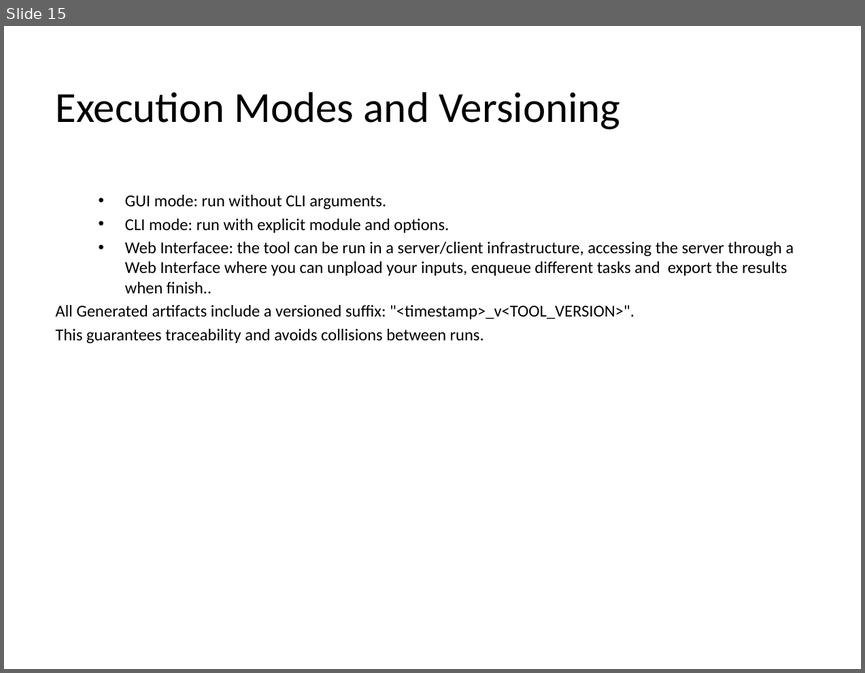
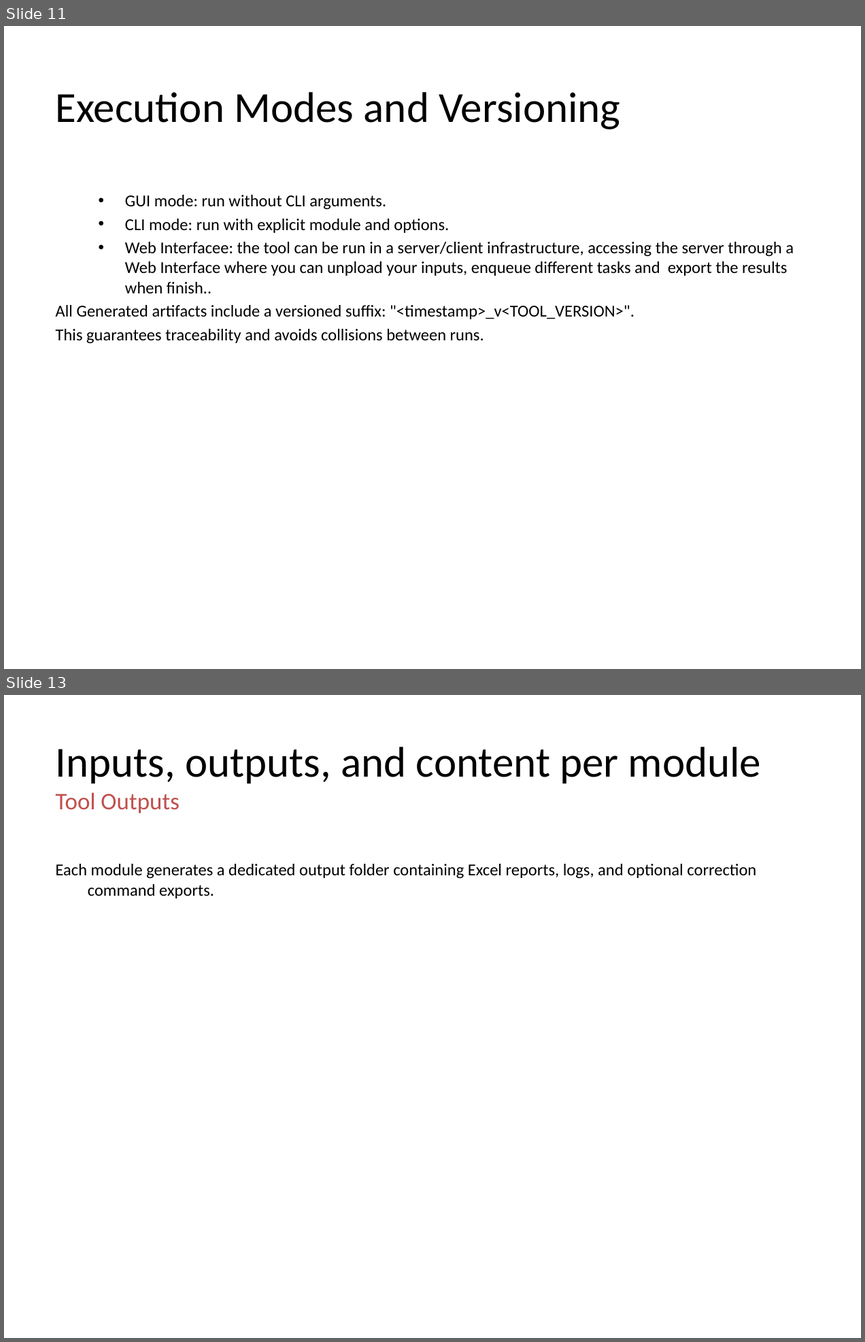
Before and after one commit to jaimetur/SSB_RetuningAutomations, a slide deck: help/User-Guide-SSB-Retuning-Automations-v0.7.4.pptx. Shown one above the other, each under a label of ours: slide 15 before the commit, slides 11 and 13 after it; the slides between them are not shown. The pictures are 865x673 and 865x1342 pixels, drawn with LibreOffice and Linux fonts; fonts in the diff are those of the drawing; background and template pictures are left out. Boxes give left, top, right and bottom in pixels: in the first picture for what was removed or moved away, otherwise in the second. Text is boxed around its words. In the diff, an @@ line names an element or a change of style, - is before the commit and + after.

Commit message:
- Updated Technical User Guide to include Naming Convention for Inputs

```diff
--- a/help/User-Guide-SSB-Retuning-Automations-v0.7.4.pptx
+++ b/help/User-Guide-SSB-Retuning-Automations-v0.7.4.pptx
@@ slide 13 added at bbox=[4, 695, 861, 1338], background #FFFFFF @@
@@ title added at bbox=[56, 747, 761, 813], 36 pt, text #000000 @@
+Inputs, outputs, and content per module
+Tool Outputs
@@ text added at bbox=[56, 864, 756, 898], 14 pt, text #000000 @@
+Each module generates a dedicated output folder containing Excel reports, logs, and optional correction command exports.
@@ what was slide 15 is now slide 11 @@
```
Also in this commit, not shown: 10 slides changed, 10 other slides added, 4 other files.
